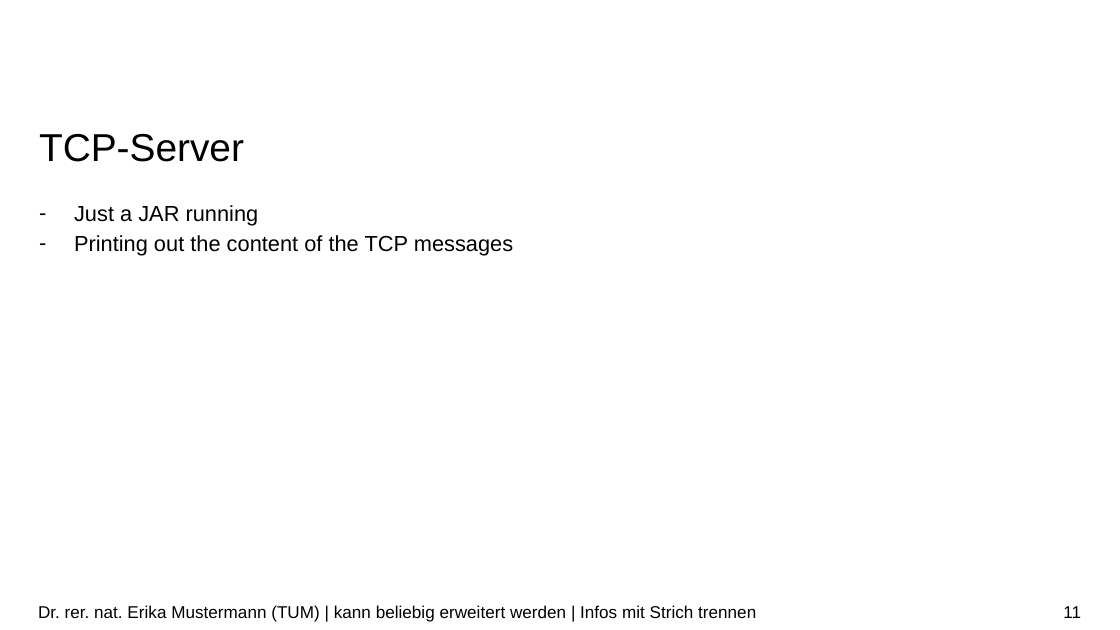
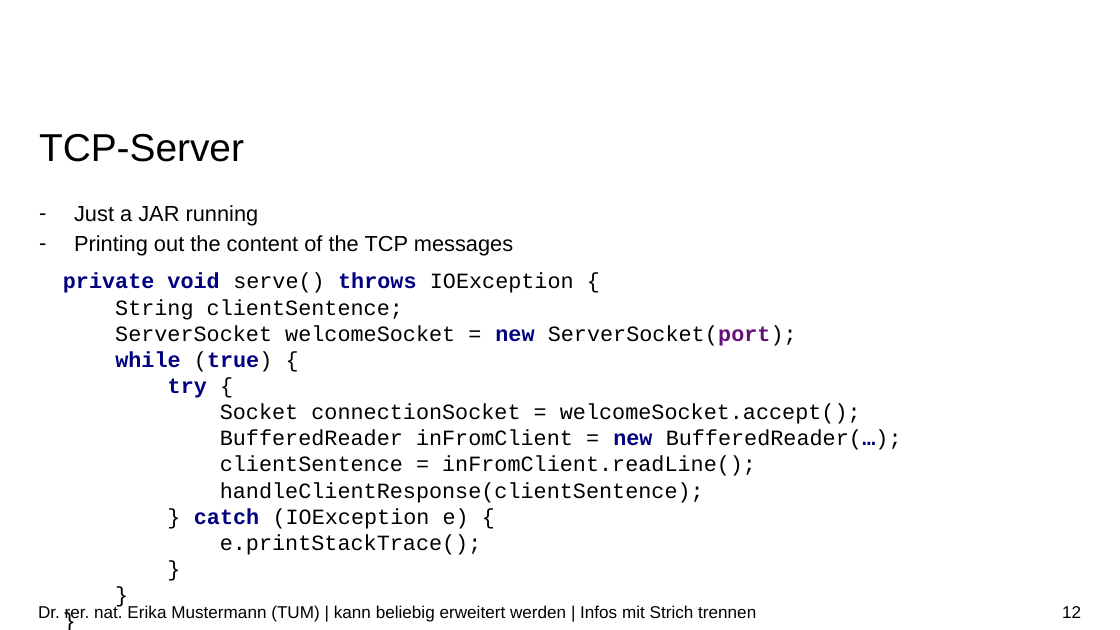
Before and after one commit to ManuelStyrsky/AndroidSecurityProject, a slide deck: slide 12 of AndroidSecurityPresentation.pptx (slide 11 before the commit). Drawn at 1120x630 pixels with LibreOffice and Linux fonts; fonts in the diff are those of the drawing; background and template pictures are left out. Boxes give left, top, right and bottom in pixels: in the first picture for what was removed or moved away, otherwise in the second. Text is boxed around its words. In the diff, an @@ line names an element or a change of style, - is before the commit and + after.

Commit message:
modified presentation

```diff
--- a/AndroidSecurityPresentation.pptx
+++ b/AndroidSecurityPresentation.pptx
@@ text added at bbox=[63, 273, 902, 555], 14 pt, text #000000 @@
+private void serve() throws IOException {
+String clientSentence;
+ServerSocket welcomeSocket = new ServerSocket(port);
+while (true) {
+try {
+Socket connectionSocket = welcomeSocket.accept();
+BufferedReader inFromClient = new BufferedReader(…);
+clientSentence = inFromClient.readLine();
+handleClientResponse(clientSentence);
+} catch (IOException e) {
+e.printStackTrace();
+}
+}
+}
@@ page number at bbox=[1062, 606, 1081, 618]: text changed @@
-11
+12
```
Also in this commit, not shown: 1 slide added.
